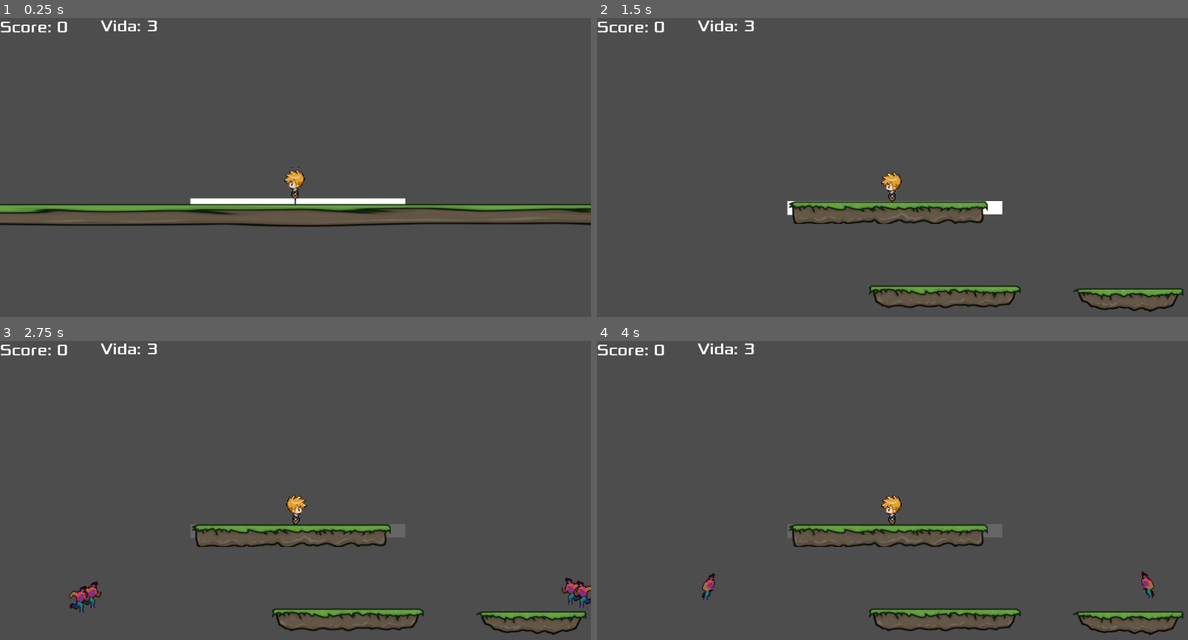
Above: before the commit, frames 1-4 (two rows, left to right).
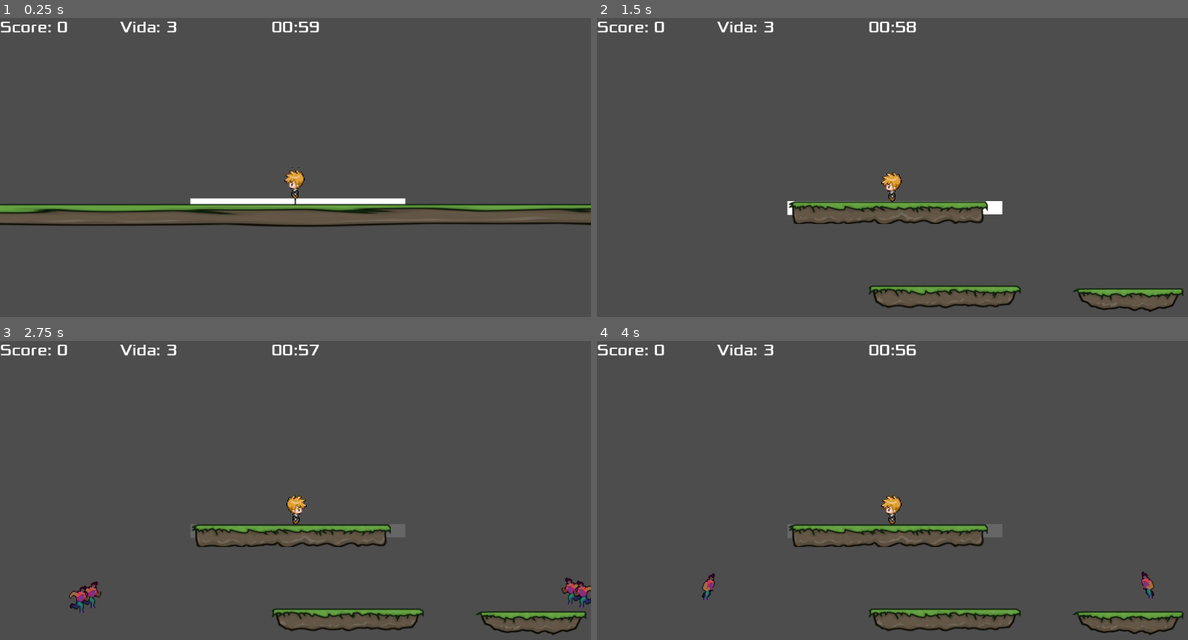
Above: after the commit, the same moments.

Repository: Jean-Lucca/GameDev-PUCRS-202501
Game: Godot game, scene res://Main.tscn
The game is run twice, just before and just after one commit, with the same random seed, the same clock (stepped at 60 frames per second) and the same inputs. The engine's default icon, where the game draws it, is replaced by a stand-in: a white triangle on a blue panel in a dark square.
Inputs (mouse positions are in pixels of both pictures, inside the frame that each line leads up to):
- Up to frame 1 (0.25 s): no input
- Up to frame 2 (1.5 s): tap Enter at 0.5 s; move the mouse to (1022, 167) at 0.52 s; press the mouse at (1022, 167) at 0.53 s; hold D (right) 0.53-1.28 s; tap Space at 1.25 s; move the mouse to (774, 200) at 1.27 s; release the mouse at (774, 200) at 1.28 s; hold S (down) from 1.28 s (still down); tap 2 (go_to_level_2) at 1.35 s
- Up to frame 3 (2.75 s): tap Enter at 2 s; move the mouse to (354, 433) at 2.02 s; release S (down) at 2.03 s; press the mouse at (354, 433) at 2.03 s; hold D (right) from 2.03 s (still down)
- Up to frame 4 (4 s): move the mouse to (862, 574) at 2.77 s; release D (right) at 2.78 s; release the mouse at (862, 574) at 2.78 s; hold W (up) 2.78-3.53 s; tap 2 (go_to_level_2) at 2.85 s; move the mouse to (1069, 556) at 3.52 s; press the mouse at (1069, 556) at 3.53 s; hold A (left) from 3.53 s (still down)

The runs differ from the first frame. In frame 1, 0.4% of the frame differs, in the area x 17-54%, y 0-5%; in frame 2, 0.4%; in frame 3, 0.4%; in frame 4, 0.4%.

Commit message:
Timer e tela de "You Win"

Diff:
--- a/Game.gd
+++ b/Game.gd
@@ -6,6 +6,7 @@
 @export var current_scene: Node2D = null
 var spawn_timer : float = 0.0
 var spawn_interval : float = 2.0  # Spawn mobs every 5 seconds
+var time_left := 60.0
 
 # Called when the node enters the scene tree for the first time.
 func _ready() -> void:
@@ -42,6 +43,17 @@
 	scene_limit = current_scene.get_node("SceneLimit")
 
 func _process(delta):
+	time_left -= delta
+	if (time_left <= 0):
+		time_left = 0
+		get_tree().change_scene_to_file("res://Levels/YouWin.tscn")
+
+	var time_label = get_node("HUD/TimerLabel")
+	if (time_label):
+		var minutes = int(time_left) / 60
+		var seconds = int(time_left) % 60
+		time_label.text = "%02d:%02d" % [minutes, seconds]
+
 	spawn_timer += delta
 	if spawn_timer >= spawn_interval:
 		spawn_mobs()
--- /dev/null
+++ b/Levels/YouWin.tscn
@@ -0,0 +1,63 @@
+[gd_scene load_steps=3 format=3 uid="uid://dg321uyckmnfe"]
+
+[ext_resource type="Script" uid="uid://b1hfklwb4crve" path="res://Levels/GameOver.gd" id="1_4axrv"]
+[ext_resource type="FontFile" uid="uid://0mcwamf86rrp" path="res://Fonts/Xolonium-Regular.ttf" id="2_jmml3"]
+
+[node name="YouWin" type="Control"]
+layout_mode = 3
+anchors_preset = 15
+anchor_right = 1.0
+anchor_bottom = 1.0
+grow_horizontal = 2
+grow_vertical = 2
+script = ExtResource("1_4axrv")
+
+[node name="ColorRect" type="ColorRect" parent="."]
+layout_mode = 1
+anchors_preset = 15
+anchor_right = 1.0
+anchor_bottom = 1.0
+grow_horizontal = 2
+grow_vertical = 2
+color = Color(0, 0.176471, 0.227451, 1)
+
+[node name="CenterContainer" type="CenterContainer" parent="ColorRect"]
+layout_mode = 1
+anchors_preset = 15
+anchor_right = 1.0
+anchor_bottom = 1.0
+grow_horizontal = 2
+grow_vertical = 2
+
+[node name="VBoxContainer" type="VBoxContainer" parent="ColorRect/CenterContainer"]
+layout_mode = 2
+theme_override_constants/separation = 10
+
+[node name="YouWin" type="Label" parent="ColorRect/CenterContainer/VBoxContainer"]
+layout_mode = 2
+theme_override_constants/outline_size = 30
+theme_override_fonts/font = ExtResource("2_jmml3")
+theme_override_font_sizes/font_size = 120
+text = "You Win"
+horizontal_alignment = 1
+
+[node name="Thanks" type="Label" parent="ColorRect/CenterContainer/VBoxContainer"]
+layout_mode = 2
+theme_override_constants/outline_size = 30
+theme_override_fonts/font = ExtResource("2_jmml3")
+theme_override_font_sizes/font_size = 60
+text = "Thanks for playing!"
+horizontal_alignment = 1
+
+[node name="HBoxContainer" type="HBoxContainer" parent="ColorRect/CenterContainer/VBoxContainer"]
+layout_mode = 2
+size_flags_vertical = 4
+alignment = 1
+
+[node name="Button" type="Button" parent="ColorRect/CenterContainer/VBoxContainer/HBoxContainer"]
+layout_mode = 2
+theme_override_fonts/font = ExtResource("2_jmml3")
+theme_override_font_sizes/font_size = 50
+text = "Restart"
+
+[connection signal="pressed" from="ColorRect/CenterContainer/VBoxContainer/HBoxContainer/Button" to="." method="_on_button_pressed"]
--- a/Main.tscn
+++ b/Main.tscn
@@ -24,14 +24,21 @@
 script = ExtResource("3_fos0i")
 
 [node name="Vida" type="Label" parent="HUD" groups=["HUD"]]
-offset_left = 196.0
-offset_top = -2.0
-offset_right = 328.0
-offset_bottom = 35.0
+offset_left = 234.0
+offset_right = 366.0
+offset_bottom = 37.0
 theme_override_fonts/font = ExtResource("8_trn2v")
 theme_override_font_sizes/font_size = 30
 text = "Vida: 3"
 script = ExtResource("5_lgr22")
+
+[node name="TimerLabel" type="Label" parent="HUD" groups=["HUD"]]
+offset_left = 529.0
+offset_right = 624.0
+offset_bottom = 41.0
+theme_override_fonts/font = ExtResource("8_trn2v")
+theme_override_font_sizes/font_size = 30
+text = "01:00"
 
 [node name="Level1" parent="." instance=ExtResource("4_3dxm6")]
 position = Vector2(-32, -84)
